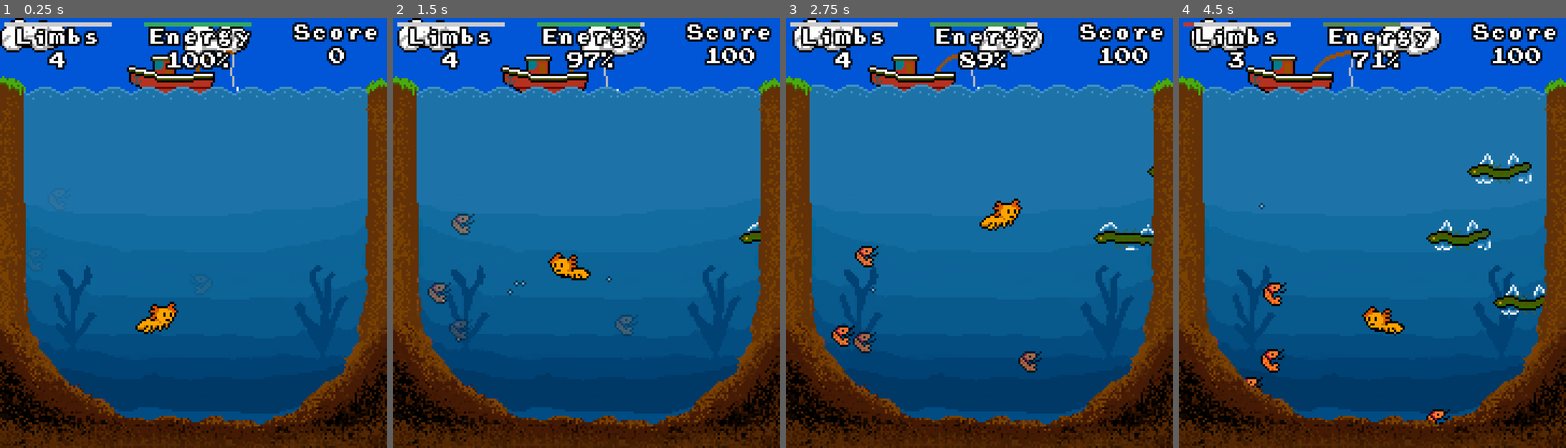
Above: before the commit, frames 1-4 (left to right).
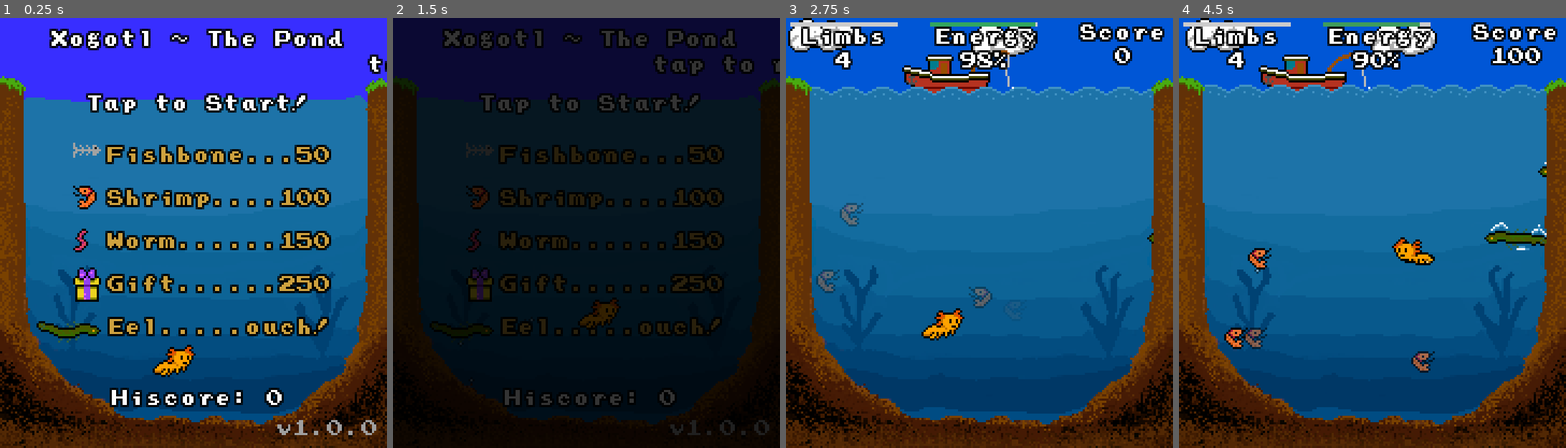
Above: after the commit, the same moments.

Repository: Krumelur/Xogotl
Game: Godot game, scene res://scenes/start/start.tscn
Same seed, same stepped clock (60 frames per second), same inputs: the game is played once before the commit and once after it. Before the commit the project starts from res://scenes/main/game_main.tscn.
Inputs (mouse positions are in pixels of both pictures, inside the frame that each line leads up to):
- Up to frame 1 (0.25 s): no input
- Up to frame 2 (1.5 s): tap Enter at 0.5, 1.25 s; move the mouse to (671, 211) at 0.52 s; click (671, 211) at 0.67 s; drag from (509, 254) to (590, 284) at 1.27 s
- Up to frame 3 (2.75 s): move the mouse to (1018, 138) at 2.02 s; click (1018, 138) at 2.17 s
- Up to frame 4 (4.5 s): drag from (1353, 319) to (1403, 211) at 2.77 s; move the mouse to (1488, 297) at 3.52 s; click (1488, 297) at 3.67 s; drag from (1256, 168) to (1469, 237) at 4.27 s

The runs differ from the first frame. In frame 1, 30% of the frame differs, in the area x 0-100%, y 0-97%; in frame 2, 97%, in the area x 0-100%, y 0-100%; in frame 3, 6.6%; in frame 4, 7.8%.

Commit message:
Game done

Diff:
--- a/XogotProject/icon.svg
+++ /dev/null
@@ -1 +0,0 @@
-<svg height="128" width="128" xmlns="http://www.w3.org/2000/svg"><rect x="2" y="2" width="124" height="124" rx="14" fill="#363d52" stroke="#212532" stroke-width="4"/><g transform="scale(.101) translate(122 122)"><g fill="#fff"><path d="M105 673v33q407 354 814 0v-33z"/><path fill="#478cbf" d="m105 673 152 14q12 1 15 14l4 67 132 10 8-61q2-11 15-15h162q13 4 15 15l8 61 132-10 4-67q3-13 15-14l152-14V427q30-39 56-81-35-59-83-108-43 20-82 47-40-37-88-64 7-51 8-102-59-28-123-42-26 43-46 89-49-7-98 0-20-46-46-89-64 14-123 42 1 51 8 102-48 27-88 64-39-27-82-47-48 49-83 108 26 42 56 81zm0 33v39c0 276 813 276 813 0v-39l-134 12-5 69q-2 10-14 13l-162 11q-12 0-16-11l-10-65H447l-10 65q-4 11-16 11l-162-11q-12-3-14-13l-5-69z"/><path d="M483 600c3 34 55 34 58 0v-86c-3-34-55-34-58 0z"/><circle cx="725" cy="526" r="90"/><circle cx="299" cy="526" r="90"/></g><g fill="#414042"><circle cx="307" cy="532" r="60"/><circle cx="717" cy="532" r="60"/></g></g></svg>
--- a/XogotProject/project.godot
+++ b/XogotProject/project.godot
@@ -10,11 +10,12 @@
 
 [application]
 
-config/name="Xogotl"
-run/main_scene="res://scenes/main/game_main.tscn"
+config/name="Xogotl - Pond Survival"
+config/version="1.0.0"
+run/main_scene="uid://bsxcjs0wy410x"
 config/features=PackedStringArray("4.5", "Mobile")
 boot_splash/bg_color=Color(0.368622, 0.188232, 0.921555, 1)
-config/icon="res://icon.svg"
+config/icon="uid://c02w16xthag7a"
 
 [autoload]
 
--- a/XogotProject/scenes/main/game_main.gd
+++ b/XogotProject/scenes/main/game_main.gd
@@ -1,4 +1,7 @@
 # Pixel font from: https://www.dafont.com/es/press-start.font
+# Sound FX: * OpenGameArt (Little Robot Sound Factory, www.littlerobotsoundfactory.com)
+#           * OpenGameArt (https://opengameart.org/content/12-player-movement-sfx)
+#           * OpenGameArt (https://opengameart.org/content/crunchy-bite)
 
 class_name GameMain
 
@@ -18,6 +21,12 @@
 @onready var marker_bubbly_min_y : Marker2D = $Playfield/BubblesMinY
 @onready var playfield : Node2D = $Playfield
 @onready var boat : Boat = $Playfield/Boat
+
+@onready var fx_bonus : AudioStreamPlayer = $FX/Bonus
+@onready var fx_dead : AudioStreamPlayer = $FX/Dead
+@onready var fx_hit : AudioStreamPlayer = $FX/Hit
+@onready var fx_lose : AudioStreamPlayer = $FX/Lose
+@onready var fx_eat : AudioStreamPlayer = $FX/Eat
 
 var is_game_over : bool = false
 var next_eel_score : int = 0
@@ -83,10 +92,21 @@
 	hud.update_limbs(xogotl.num_limbs, xogotl.get_limb_grow_progress())
 
 func game_over(reason : String) -> void:
+	global.save_json("state", "hiscore.json", { "score" : score })
 	hud.show_game_over(reason)
+
 	xogotl.visible = false
 	get_tree().paused = true
 	is_game_over = true
+
+	fx_dead.play()
+	await fx_dead.finished
+	fx_lose.play()
+	await fx_lose.finished
+
+	get_tree().paused = false
+	await global.transition_to_scene("res://scenes/start/start.tscn")
+
 
 func _process(delta: float) -> void:
 	if is_game_over:
@@ -143,10 +163,12 @@
 	# Eating pond inhabitants increases score and
 	# gives the Xogotl back some energy.
 	var type : PondInhabitant.INHABITANT_TYPE = inhabitant.get_inhabitant_type()
+	fx_eat.play()
 	match type:
 		PondInhabitant.INHABITANT_TYPE.GIFT:
+			fx_bonus.play()
 			inhabitant.remove_from_pond()
-			score += 150
+			score += 250
 			xogotl.energy += 0.25
 
 		PondInhabitant.INHABITANT_TYPE.FISH_BONE:
@@ -173,4 +195,5 @@
 func _on_xogotl_has_touched_inhabitant(inhabitant: PondInhabitant) -> void:
 	var group = inhabitant.get_groups()[0]
 	if group == "GROUP_EEL":
+		fx_hit.play()
 		xogotl.hurt(inhabitant)
--- a/XogotProject/scenes/main/game_main.tscn
+++ b/XogotProject/scenes/main/game_main.tscn
@@ -6,8 +6,13 @@
 [ext_resource type="Texture2D" uid="uid://dmsm0qtqvg1ii" path="res://gfx/background_walls.png" id="4_wtliu"]
 [ext_resource type="PackedScene" uid="uid://cjyysirxqi8ii" path="res://scenes/xogotl/xogotl.tscn" id="5_8hvka"]
 [ext_resource type="PackedScene" uid="uid://dqnao3wfq00mo" path="res://scenes/main/boat.tscn" id="8_gfm1o"]
+[ext_resource type="AudioStream" uid="uid://c8r738d27afyd" path="res://fx/bonus.wav" id="9_5ddng"]
 [ext_resource type="PackedScene" uid="uid://d2gp3dxq0uju0" path="res://scenes/main/cloud.tscn" id="9_kx2xn"]
 [ext_resource type="PackedScene" uid="uid://bdvpk21cn1b7o" path="res://scenes/main/hud.tscn" id="10_tnuef"]
+[ext_resource type="AudioStream" uid="uid://dr7fk2nr7q1ml" path="res://fx/dead.wav" id="10_uxmps"]
+[ext_resource type="AudioStream" uid="uid://kewqvsq26mng" path="res://fx/hit.wav" id="11_meoat"]
+[ext_resource type="AudioStream" uid="uid://d2ietodw0jgd2" path="res://fx/lose.wav" id="13_63wpq"]
+[ext_resource type="AudioStream" uid="uid://ca4isnttgq6of" path="res://fx/eat.ogg" id="13_hvvpt"]
 
 [sub_resource type="AtlasTexture" id="AtlasTexture_wtliu"]
 atlas = ExtResource("3_sjx8o")
@@ -201,6 +206,25 @@
 
 [node name="HudRoot" parent="CanvasLayerHud" instance=ExtResource("10_tnuef")]
 
+[node name="FX" type="Node" parent="."]
+
+[node name="Bonus" type="AudioStreamPlayer" parent="FX"]
+stream = ExtResource("9_5ddng")
+
+[node name="Dead" type="AudioStreamPlayer" parent="FX"]
+process_mode = 3
+stream = ExtResource("10_uxmps")
+
+[node name="Hit" type="AudioStreamPlayer" parent="FX"]
+stream = ExtResource("11_meoat")
+
+[node name="Lose" type="AudioStreamPlayer" parent="FX"]
+process_mode = 3
+stream = ExtResource("13_63wpq")
+
+[node name="Eat" type="AudioStreamPlayer" parent="FX"]
+stream = ExtResource("13_hvvpt")
+
 [connection signal="has_eaten_inhabitant" from="Playfield/Xogotl" to="." method="_on_xogotl_has_eaten_inhabitant"]
 [connection signal="has_touched_inhabitant" from="Playfield/Xogotl" to="." method="_on_xogotl_has_touched_inhabitant"]
 [connection signal="request_bait" from="Playfield/Boat" to="." method="_on_boat_request_bait"]
--- a/XogotProject/scenes/main/global.gd
+++ b/XogotProject/scenes/main/global.gd
@@ -12,3 +12,30 @@
 	await Transition.on_transition_finished
 	get_tree().change_scene_to_file(scene_path)
 	is_transitioning = false
+
+# /Users/<Username>/Library/Application Support/Godot/app_userdata/<ProjectName>/
+func save_json(path : String, filename : String, data) -> void:
+	var dir = DirAccess.open("user://")
+	if not dir.dir_exists(path):
+		dir.make_dir_recursive(path)
+
+	var file = FileAccess.open("user://%s/%s" % [path, filename], FileAccess.WRITE)
+	var json := JSON.stringify(data)
+	file.store_string(json)
+	file.flush()
+	file.close()
+
+
+
+func load_json(path : String) -> Variant:
+	var file := FileAccess.open(path, FileAccess.READ)
+	if not file:
+		return null
+
+	var json_string := file.get_as_text()
+	file.close()
+
+	var data : Variant = JSON.parse_string(json_string)
+	if data == null:
+		GodotLogger.error("Failed to load JSON from path", path)
+	return data
--- a/XogotProject/scenes/main/hud.gd
+++ b/XogotProject/scenes/main/hud.gd
@@ -36,15 +36,6 @@
 	label.text = "Limbs\n%d" % num_limbs
 
 
-func _unhandled_input(event: InputEvent) -> void:
-	var touch : InputEventScreenTouch = event as InputEventScreenTouch
-	if touch:
-		if game_over_root.visible:
-			get_tree().paused = false
-			await global.transition_to_scene("res://scenes/main/game_main.tscn")
-			hide_game_over()
-
-
 func get_energy_color(percentage : float) -> Color:
 		var color_min : Color = Color.html("C03030")
 		var color_max : Color = Color.html("30A860")
--- /dev/null
+++ b/XogotProject/scenes/start/start.gd
@@ -0,0 +1,39 @@
+class_name Start
+extends Node2D
+
+@export var scroller_speed : float = 40
+@onready var instructions_label : Label = $Instructions
+@onready var version_label : Label = $Version
+@onready var tap_to_start_label : Label = $TapToStart
+@onready var hiscore_label : Label = $HiScore
+@onready var fx_start : AudioStreamPlayer = $FxStart
+
+
+var scroller_start_pos_X : float
+
+func _ready() -> void:
+	scroller_start_pos_X = instructions_label.position.x
+	version_label.text = "v%s" % ProjectSettings.get_setting("application/config/version")
+	var start_tween = create_tween()
+	start_tween.tween_property(tap_to_start_label, "self_modulate:a", 1.0, 0.5)
+	start_tween.tween_property(tap_to_start_label, "self_modulate:a", 0.3, 0.5)
+	start_tween.set_loops()
+	start_tween.play()
+
+	var hiscore_json : Variant = global.load_json("user://state/hiscore.json")
+	if hiscore_json:
+		hiscore_label.text = "Hiscore: %s" % int(hiscore_json["score"])
+	else:
+		hiscore_label.text = "Hiscore: 0"
+
+func _process(delta: float) -> void:
+	instructions_label.position.x -= delta * scroller_speed
+	if instructions_label.position.x < -instructions_label.size.x:
+		instructions_label.position.x = scroller_start_pos_X
+
+func _unhandled_input(event: InputEvent) -> void:
+	var touch : InputEventScreenTouch = event as InputEventScreenTouch
+	if touch:
+		fx_start.play()
+		await global.transition_to_scene("res://scenes/main/game_main.tscn")
+		await fx_start.finished
--- a/XogotProject/scenes/start/start.tscn
+++ b/XogotProject/scenes/start/start.tscn
@@ -1,3 +1,209 @@
-[gd_scene format=3 uid="uid://bsxcjs0wy410x"]
+[gd_scene load_steps=12 format=3 uid="uid://bsxcjs0wy410x"]
+
+[ext_resource type="Texture2D" uid="uid://bdbe62yrq2ih4" path="res://gfx/background_water.png" id="1_1eg8k"]
+[ext_resource type="Script" uid="uid://dsspa3t8sadpk" path="res://scenes/start/start.gd" id="1_vjlbs"]
+[ext_resource type="Texture2D" uid="uid://dmsm0qtqvg1ii" path="res://gfx/background_walls.png" id="2_stwfd"]
+[ext_resource type="FontFile" uid="uid://22075gshcbqf" path="res://PrStart.ttf" id="3_0stv2"]
+[ext_resource type="Texture2D" uid="uid://qk8tka1itxef" path="res://gfx/menu/menu_worm.png" id="4_0stv2"]
+[ext_resource type="Texture2D" uid="uid://bk6r5dihr2f0a" path="res://gfx/menu/menu_fish.png" id="4_3xo6f"]
+[ext_resource type="Texture2D" uid="uid://kri1cpvrujcb" path="res://gfx/menu/menu_shrimp.png" id="5_eqbev"]
+[ext_resource type="Texture2D" uid="uid://c7yay3njx3wr4" path="res://gfx/menu/menu_eel.png" id="6_pmgyj"]
+[ext_resource type="Texture2D" uid="uid://clkxccjqimmxo" path="res://gfx/menu/menu_gift.png" id="7_vjlbs"]
+[ext_resource type="PackedScene" uid="uid://cjyysirxqi8ii" path="res://scenes/xogotl/xogotl.tscn" id="9_38s45"]
+[ext_resource type="AudioStream" uid="uid://hjdoh5lpbhiv" path="res://fx/start.wav" id="11_38s45"]
 
 [node name="Start" type="Node2D"]
+script = ExtResource("1_vjlbs")
+
+[node name="ColorRect" type="ColorRect" parent="."]
+offset_right = 180.0
+offset_bottom = 200.0
+mouse_filter = 1
+color = Color(0.21960784, 0.18039216, 1, 1)
+
+[node name="BackgroundWater" type="Sprite2D" parent="."]
+position = Vector2(11, 36)
+texture = ExtResource("1_1eg8k")
+centered = false
+
+[node name="Xogotl" parent="." instance=ExtResource("9_38s45")]
+position = Vector2(81, 167)
+
+[node name="BackgroundWalls" type="Sprite2D" parent="."]
+position = Vector2(0, 27)
+texture = ExtResource("2_stwfd")
+centered = false
+
+[node name="Title" type="Label" parent="."]
+offset_left = 2.0
+offset_top = 6.0
+offset_right = 182.0
+offset_bottom = 30.0
+theme_override_colors/font_outline_color = Color(0, 0, 0, 1)
+theme_override_constants/line_spacing = 3
+theme_override_constants/outline_size = 4
+theme_override_fonts/font = ExtResource("3_0stv2")
+theme_override_font_sizes/font_size = 8
+text = "Xogotl ~ The Pond"
+horizontal_alignment = 1
+
+[node name="TapToStart" type="Label" parent="."]
+offset_left = 2.0
+offset_top = 36.0
+offset_right = 182.0
+offset_bottom = 60.0
+theme_override_colors/font_outline_color = Color(0, 0, 0, 1)
+theme_override_constants/line_spacing = 3
+theme_override_constants/outline_size = 4
+theme_override_fonts/font = ExtResource("3_0stv2")
+theme_override_font_sizes/font_size = 8
+text = "Tap to Start!"
+horizontal_alignment = 1
+
+[node name="HiScore" type="Label" parent="."]
+offset_left = 2.0
+offset_top = 173.0
+offset_right = 182.0
+offset_bottom = 197.0
+theme_override_colors/font_outline_color = Color(0, 0, 0, 1)
+theme_override_constants/line_spacing = 3
+theme_override_constants/outline_size = 4
+theme_override_fonts/font = ExtResource("3_0stv2")
+theme_override_font_sizes/font_size = 8
+text = "Hiscore: 99999"
+horizontal_alignment = 1
+
+[node name="Instructions" type="Label" parent="."]
+offset_left = 181.0
+offset_top = 18.0
+offset_right = 1397.0
+offset_bottom = 28.0
+theme_override_colors/font_outline_color = Color(0, 0, 0, 1)
+theme_override_constants/line_spacing = 3
+theme_override_constants/outline_size = 4
+theme_override_fonts/font = ExtResource("3_0stv2")
+theme_override_font_sizes/font_size = 8
+text = "tap to navigate Xogotl * moving costs energy * eat to regain energy and score * evade eels or lose a limb * limbs grow * losing a limb slows you down * "
+
+[node name="Version" type="Label" parent="."]
+offset_left = 72.0
+offset_top = 187.0
+offset_right = 176.0
+offset_bottom = 197.0
+theme_override_colors/font_color = Color(0.627451, 0.627451, 0.627451, 1)
+theme_override_constants/line_spacing = 3
+theme_override_fonts/font = ExtResource("3_0stv2")
+theme_override_font_sizes/font_size = 8
+text = "version"
+horizontal_alignment = 2
+
+[node name="PondInhabitants" type="Node2D" parent="."]
+position = Vector2(14, 58)
+
+[node name="Fishbone" type="Node2D" parent="PondInhabitants"]
+
+[node name="Icon" type="Sprite2D" parent="PondInhabitants/Fishbone"]
+position = Vector2(20, 0)
+texture = ExtResource("4_3xo6f")
+centered = false
+
+[node name="Text" type="Label" parent="PondInhabitants/Fishbone"]
+offset_left = 36.0
+offset_top = 2.0
+offset_right = 140.0
+offset_bottom = 12.0
+theme_override_colors/font_color = Color(0.8086743, 0.6346387, 0.24763179, 1)
+theme_override_colors/font_outline_color = Color(0, 0, 0, 1)
+theme_override_constants/line_spacing = 3
+theme_override_constants/outline_size = 4
+theme_override_fonts/font = ExtResource("3_0stv2")
+theme_override_font_sizes/font_size = 8
+text = "Fishbone...50"
+
+[node name="Shrimp" type="Node2D" parent="PondInhabitants"]
+position = Vector2(0, 20)
+
+[node name="Icon" type="Sprite2D" parent="PondInhabitants/Shrimp"]
+position = Vector2(20, 0)
+texture = ExtResource("5_eqbev")
+centered = false
+
+[node name="Text" type="Label" parent="PondInhabitants/Shrimp"]
+offset_left = 36.0
+offset_top = 2.0
+offset_right = 140.0
+offset_bottom = 12.0
+theme_override_colors/font_color = Color(0.80784315, 0.63529414, 0.24705882, 1)
+theme_override_colors/font_outline_color = Color(0, 0, 0, 1)
+theme_override_constants/line_spacing = 3
+theme_override_constants/outline_size = 4
+theme_override_fonts/font = ExtResource("3_0stv2")
+theme_override_font_sizes/font_size = 8
+text = "Shrimp....100"
+
+[node name="Worm" type="Node2D" parent="PondInhabitants"]
+position = Vector2(0, 40)
+
+[node name="Icon" type="Sprite2D" parent="PondInhabitants/Worm"]
+position = Vector2(20, 0)
+texture = ExtResource("4_0stv2")
+centered = false
+
+[node name="Text" type="Label" parent="PondInhabitants/Worm"]
+offset_left = 36.0
+offset_top = 2.0
+offset_right = 140.0
+offset_bottom = 12.0
+theme_override_colors/font_color = Color(0.80784315, 0.63529414, 0.24705882, 1)
+theme_override_colors/font_outline_color = Color(0, 0, 0, 1)
+theme_override_constants/line_spacing = 3
+theme_override_constants/outline_size = 4
+theme_override_fonts/font = ExtResource("3_0stv2")
+theme_override_font_sizes/font_size = 8
+text = "Worm......150"
+
+[node name="Gift" type="Node2D" parent="PondInhabitants"]
+position = Vector2(0, 60)
+
+[node name="Icon" type="Sprite2D" parent="PondInhabitants/Gift"]
+position = Vector2(20, -2)
+texture = ExtResource("7_vjlbs")
+centered = false
+
+[node name="Text" type="Label" parent="PondInhabitants/Gift"]
+offset_left = 36.0
+offset_top = 2.0
+offset_right = 140.0
+offset_bottom = 12.0
+theme_override_colors/font_color = Color(0.80784315, 0.63529414, 0.24705882, 1)
+theme_override_colors/font_outline_color = Color(0, 0, 0, 1)
+theme_override_constants/line_spacing = 3
+theme_override_constants/outline_size = 4
+theme_override_fonts/font = ExtResource("3_0stv2")
+theme_override_font_sizes/font_size = 8
+text = "Gift......250"
+
+[node name="Eel" type="Node2D" parent="PondInhabitants"]
+position = Vector2(0, 80)
+
+[node name="Icon" type="Sprite2D" parent="PondInhabitants/Eel"]
+position = Vector2(33, -1)
+scale = Vector2(-1, 1)
+texture = ExtResource("6_pmgyj")
+centered = false
+
+[node name="Text" type="Label" parent="PondInhabitants/Eel"]
+offset_left = 36.0
+offset_top = 2.0
+offset_right = 140.0
+offset_bottom = 12.0
+theme_override_colors/font_color = Color(0.80784315, 0.63529414, 0.24705882, 1)
+theme_override_colors/font_outline_color = Color(0, 0, 0, 1)
+theme_override_constants/line_spacing = 3
+theme_override_constants/outline_size = 4
+theme_override_fonts/font = ExtResource("3_0stv2")
+theme_override_font_sizes/font_size = 8
+text = "Eel.....ouch!"
+
+[node name="FxStart" type="AudioStreamPlayer" parent="."]
+stream = ExtResource("11_38s45")
--- a/XogotProject/scenes/xogotl/xogotl.gd
+++ b/XogotProject/scenes/xogotl/xogotl.gd
@@ -4,7 +4,7 @@
 enum STATE {
 	FLOAT,
 	MOVE,
-	HURT
+	HURT,
 }
 
 signal has_eaten_inhabitant(inhabitant : PondInhabitant)
@@ -13,6 +13,10 @@
 @onready var sprite : AnimatedSprite2D = $XogotlSprite
 @onready var ouch : Node2D = $XogotlSprite/Ouch
 @onready var impulse_bubbles_emitter : CPUParticles2D = $XogotlSprite/ImpulseBubblesEmitter
+
+@onready var fx_swim : AudioStreamPlayer = $FX/Swim
+@onready var fx_limb : AudioStreamPlayer = $FX/Limb
+
 
 var local_target_pos: Vector2
 var num_limbs : int = 4
@@ -134,6 +138,8 @@
 		GodotLogger.debug("Grow limb progress", limb_grow_progress)
 		num_limbs += 1
 		limb_grow_progress = 0
+		fx_limb.play()
+
 
 	if velocity.x < 0:
 		sprite.scale.x = -1.0
@@ -151,6 +157,8 @@
 	if touch:
 		if current_state == STATE.HURT:
 			return
+
+		fx_swim.play()
 
 		# Emit some impulse bubbles.
 		impulse_bubbles_timer = get_tree().create_timer(0.5, false)
--- a/XogotProject/scenes/xogotl/xogotl.tscn
+++ b/XogotProject/scenes/xogotl/xogotl.tscn
@@ -1,10 +1,12 @@
-[gd_scene load_steps=10 format=3 uid="uid://cjyysirxqi8ii"]
+[gd_scene load_steps=12 format=3 uid="uid://cjyysirxqi8ii"]
 
 [ext_resource type="Script" uid="uid://h13cp1vhy2i5" path="res://scenes/xogotl/xogotl.gd" id="1_f34km"]
 [ext_resource type="Texture2D" uid="uid://c02w16xthag7a" path="res://gfx/xogotl.png" id="2_we52l"]
 [ext_resource type="PackedScene" uid="uid://bhfyg5oi7hcxi" path="res://scenes/xogotl/ouch.tscn" id="3_0yqq3"]
 [ext_resource type="Texture2D" uid="uid://b38p41ywa5eib" path="res://gfx/xogotl_swim.png" id="3_03l36"]
 [ext_resource type="Texture2D" uid="uid://d2ohix0vqt0in" path="res://gfx/pixel.png" id="4_4ks4g"]
+[ext_resource type="AudioStream" uid="uid://vadmv3vsnde7" path="res://fx/limb.wav" id="7_y2ncn"]
+[ext_resource type="AudioStream" uid="uid://be1scjhg82anh" path="res://fx/swim.wav" id="8_hx184"]
 
 [sub_resource type="CapsuleShape2D" id="CapsuleShape2D_f34km"]
 radius = 4.99999
@@ -36,7 +38,7 @@
 [sub_resource type="CircleShape2D" id="CircleShape2D_a1t1e"]
 radius = 5.0
 
-[node name="CharacterBody" type="CharacterBody2D"]
+[node name="Xogotl" type="CharacterBody2D"]
 disable_mode = 2
 motion_mode = 1
 slide_on_ceiling = false
@@ -82,5 +84,13 @@
 initial_velocity_min = 20.0
 initial_velocity_max = 60.0
 
+[node name="FX" type="Node" parent="."]
+
+[node name="Swim" type="AudioStreamPlayer" parent="FX"]
+stream = ExtResource("8_hx184")
+
+[node name="Limb" type="AudioStreamPlayer" parent="FX"]
+stream = ExtResource("7_y2ncn")
+
 [connection signal="area_shape_entered" from="XogotlSprite/AreaBody" to="." method="_body_area_entered"]
 [connection signal="area_entered" from="XogotlSprite/AreaMouth" to="." method="_mouth_area_entered"]
Not shown, added: XogotProject/fx/bonus.wav.import
Not shown, added: XogotProject/fx/dead.wav.import
Not shown, added: XogotProject/fx/eat.ogg.import
Not shown, added: XogotProject/fx/hit.wav.import
Not shown, added: XogotProject/fx/limb.wav.import
Not shown, added: XogotProject/fx/lose.wav.import
Not shown, added: XogotProject/fx/start.wav.import
Not shown, added: XogotProject/fx/swim.wav.import
Binary file added: XogotProject/gfx/menu/menu_eel.png
Not shown, added: XogotProject/gfx/menu/menu_eel.png.import
Binary file added: XogotProject/gfx/menu/menu_fish.png
Not shown, changed: XogotProject/gfx/menu/menu_fish.png.import
(and 17 more such lines)
